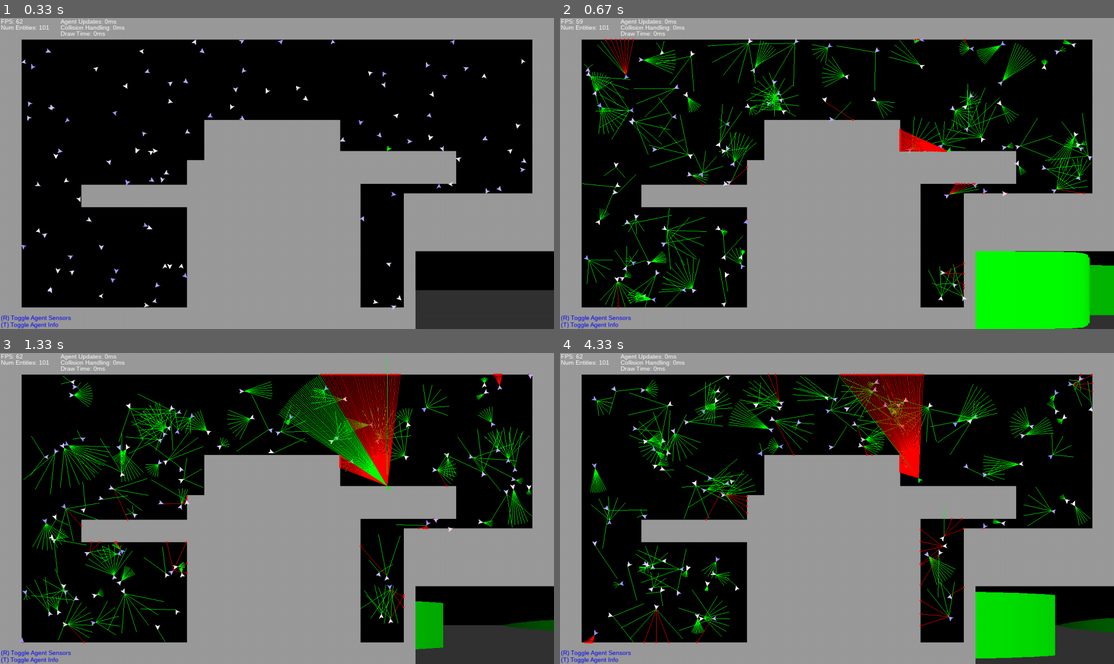
Above: before the commit, frames 1-4 (two rows, left to right).
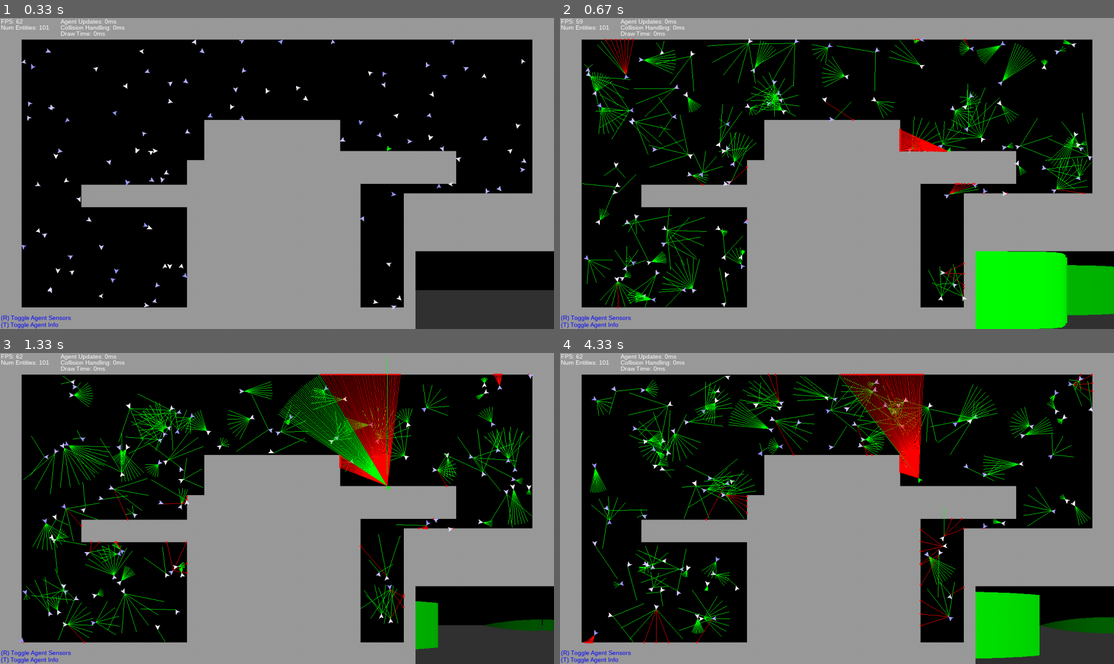
Above: after the commit, the same moments.

Repository: PatrickSinger99/MultiAgentSimulation
Game: pygame game, started from src/main.py
The game is run twice, just before and just after one commit, with the same random seed, the same clock (stepped at 60 frames per second) and the same inputs.
Inputs:
- Up to frame 1 (0.33 s): no input
- Up to frame 2 (0.67 s): hold R from 0.33 s (still down); hold D from 0.33 s (still down)
- Up to frame 3 (1.33 s): release R at 0.8 s; release D at 0.8 s; hold D 0.83-1.3 s
- Up to frame 4 (4.33 s): hold W 1.33-1.63 s; hold D 1.67-2.13 s; tap T at 1.82, 3.22 s; hold A 2.17-2.7 s; hold S 2.73-3.03 s; hold A 3.07-3.47 s; hold W 3.5-3.87 s; hold D from 3.9 s (still down)

Frame 1 is identical in both runs. In frame 2, 1.1% of the frame differs, in the area x 80-100%, y 74-100%; in frame 3, 0.3%; in frame 4, 0.8%.

Commit message:
moved util functions to separate file

Diff:
--- a/src/main.py
+++ b/src/main.py
@@ -7,6 +7,7 @@
 import time
 from typing import Tuple
 from agent_policy import *
+import utils
 
 
 def run_simulation(environment_dimensions: Tuple[int, int], simulation_fps: int = 30, number_of_agents: int = 20,
@@ -174,26 +175,6 @@
                     if collision_coordinates is not None:
                         agent.move(collision_coordinates)
 
-                    # Old agent sensors environment obstacle detection (much slower)
-                    """
-                    if self.show_agent_sensors:
-                        for i, sensor_coords in enumerate(agent.sensor_coords):
-                            sensor_line = (agent.location, sensor_coords)
-                            collision_coordinates = self.calculate_collision_point(sensor_line, obstacle,
-                                                                                   multiple_collision_points=True)
-                            if len(collision_coordinates) != 0:
-                                collision_candidates = collision_coordinates
-                                if agent.sensor_collisions[i] is not None:
-                                    collision_candidates.append(agent.sensor_collisions[i])
-
-                                distances = []
-                                for col in collision_candidates:
-                                    distances.append(self.calculate_distance(col, agent.location))
-
-                                smallest_distance_index = distances.index(min(distances))
-                                agent.sensor_collisions[i] = collision_candidates[smallest_distance_index]
-                    """
-
         # Check collisions of agent sensors with environment
         if self.show_agent_sensors:  # TODO for debug reasons only calculate collisions if shown on screen
             for agent in self.agents:
@@ -237,7 +218,7 @@
                         pygame.draw.line(screen, green, start_pos=agent.location, end_pos=sensor)
 
             # Rotate entity polygon to entities rotation and add its current location
-            entity_polygon = self.rotate_polygon(Simulation.entity_polygon, agent.rotation)
+            entity_polygon = utils.rotate_polygon(Simulation.entity_polygon, agent.rotation)
             for i, coords in enumerate(entity_polygon):
                 entity_polygon[i] = (coords[0] + agent.location[0], coords[1] + agent.location[1])
 
@@ -273,7 +254,8 @@
 
             self.agent_pov_surface.fill(black)
 
-            vision_line_thickness = math.ceil(self.agent_pov_surface_size[0] / self.user_controlled_agent.vision_sensor.num_of_rays)
+            vision_line_thickness = self.agent_pov_surface_size[0] / self.user_controlled_agent.vision_sensor.num_of_rays
+
             surface_y_middle = int(self.agent_pov_surface_size[1] / 2)
             max_vision_line_size = self.agent_pov_surface_size[1]
             max_collision_distance = self.user_controlled_agent.vision_sensor.ray_length
@@ -287,6 +269,7 @@
 
             for i, collision_distance in enumerate(collision_distances):
                 if collision_distance is not None:
+
                     vision_line_length_pixel = max_vision_line_size - int(collision_distance * display_size_per_distance_unit)
 
                     line_color = (0, 255 - (color_step_size*collision_distance), 0)
@@ -294,7 +277,7 @@
                     # Calculate coords for one vision line
                     vision_line_coords = (vision_line_thickness*i,  # X
                                           surface_y_middle - int(vision_line_length_pixel/2),  # Y
-                                          vision_line_thickness,  # width
+                                          math.ceil(vision_line_thickness),  # width
                                           vision_line_length_pixel)  # height
                     pygame.draw.rect(self.agent_pov_surface, line_color, vision_line_coords)
 
@@ -307,7 +290,8 @@
         new_obstacle = Obstacle(position, width, height)
         self.obstacles.add(new_obstacle)
 
-    def calculate_collision_point(self, line, obstacle, multiple_collision_points=False):
+    @staticmethod
+    def calculate_collision_point(line, obstacle, multiple_collision_points=False):
         """
 
         :param line:
@@ -329,12 +313,12 @@
         edge_left = (top_left, bottom_left)
         obstacle_lines = (edge_top, edge_right, edge_bottom, edge_left)
 
-        if multiple_collision_points:
-            intersections = []
+        # List of collisions. Only used when multiple_collision_points is true
+        intersections = []
 
         # Check every obstacle edge with the travel line of the agent
         for obstacle_edge in obstacle_lines:
-            intersection = self.line_intersection(obstacle_edge, line)
+            intersection = utils.line_intersection(obstacle_edge, line)
             if intersection is not None:
                 if multiple_collision_points:
                     intersections.append(intersection)
@@ -351,62 +335,6 @@
         self.add_obstacle(position=(0, 0), width=self.size[0], height=thickness)
         self.add_obstacle(position=(self.size[0]-thickness, 0), width=thickness, height=self.size[1])
         self.add_obstacle(position=(0, self.size[1]-thickness), width=self.size[0], height=thickness)
-
-    @staticmethod
-    def calculate_distance(point1, point2):
-        x1, y1 = point1
-        x2, y2 = point2
-        return math.sqrt((x2 - x1) ** 2 + (y2 - y1) ** 2)
-
-    @staticmethod
-    def rotate_polygon(polygon, angle):
-        # Convert angle to radians
-        angle_rad = math.radians(angle)
-        # Define the rotation matrix
-        rotation_matrix = [
-            [math.cos(angle_rad), -math.sin(angle_rad)],
-            [math.sin(angle_rad), math.cos(angle_rad)]
-        ]
-        # Apply the rotation matrix to each point
-        rotated_polygon = []
-        for point in polygon:
-            rotated_point = [
-                point[0] * rotation_matrix[0][0] + point[1] * rotation_matrix[0][1],
-                point[0] * rotation_matrix[1][0] + point[1] * rotation_matrix[1][1]
-            ]
-            rotated_polygon.append(rotated_point)
-        return rotated_polygon
-
-    @staticmethod
-    def line_intersection(line1, line2, finite_line=True):
-        xdiff = (line1[0][0] - line1[1][0], line2[0][0] - line2[1][0])
-        ydiff = (line1[0][1] - line1[1][1], line2[0][1] - line2[1][1])
-
-        def det(a, b):
-            return a[0] * b[1] - a[1] * b[0]
-
-        div = det(xdiff, ydiff)
-
-        # Lines do not intersect
-        if div == 0:
-            return None
-
-        d = (det(*line1), det(*line2))
-        x = round(det(d, xdiff) / div)
-        y = round(det(d, ydiff) / div)
-
-        if finite_line:
-            # Check if the intersection is within the bounds of line1
-            if not (min(line1[0][0], line1[1][0]) <= x <= max(line1[0][0], line1[1][0]) and
-                    min(line1[0][1], line1[1][1]) <= y <= max(line1[0][1], line1[1][1])):
-                return None
-
-            # Check if the intersection is within the bounds of line2
-            if not (min(line2[0][0], line2[1][0]) <= x <= max(line2[0][0], line2[1][0]) and
-                    min(line2[0][1], line2[1][1]) <= y <= max(line2[0][1], line2[1][1])):
-                return None
-
-        return x, y
 
     def get_obstacle_edges(self):
         obstacle_edges = []
--- a/src/pygame_agent.py
+++ b/src/pygame_agent.py
@@ -3,6 +3,7 @@
 import math
 from colors import *
 from vision_sensor import VisionSensor
+import utils
 
 
 class Agent:
@@ -72,36 +73,13 @@
     def move(self, coordinates: (int, int)):
         self.location = coordinates
 
-    def calculate_sensor_coords(self):
-        # Convert angle to radians
-        angle_rad = math.radians(self.rotation)
-        # Define the rotation matrix
-        rotation_matrix = [
-            [math.cos(angle_rad), -math.sin(angle_rad)],
-            [math.sin(angle_rad), math.cos(angle_rad)]
-        ]
-        # Apply the rotation matrix to each point
-        rotated_positions = []
-        for point in Agent.sensor_positions:
-            rotated_point = [
-                point[0] * rotation_matrix[0][0] + point[1] * rotation_matrix[0][1],
-                point[0] * rotation_matrix[1][0] + point[1] * rotation_matrix[1][1]
-            ]
-
-            # Add current coords
-            rotated_point = (rotated_point[0] + self.location[0], rotated_point[1] + self.location[1])
-
-            rotated_positions.append(rotated_point)
-
-        return rotated_positions
-
     def sensor_collision_detection(self):
 
         possible_collision_edges = []
 
         # Get all obstacle borders that are within the radius of a sensor ray to the agent
         for edge in self.simulation.obstacle_edges:
-            if self.minimum_distance(edge, self.location) <= self.vision_sensor.ray_length:
+            if utils.minimum_distance(edge, self.location) <= self.vision_sensor.ray_length:
                 possible_collision_edges.append(edge)
 
         # Check if edges in range for a collision actually collide with one of the agents sensor rays
@@ -110,7 +88,7 @@
                 sensor_line = (sensor, self.location)
 
                 # Check intersection with one sensor ray
-                intersection_coords = self.simulation.line_intersection(edge, sensor_line)
+                intersection_coords = utils.line_intersection(edge, sensor_line)
                 if intersection_coords is not None:
 
                     # CASE: No other collision with this sensor ray was detected yet
@@ -120,29 +98,17 @@
 
                     # CASE: Sensor ray already has a collision logged
                     else:
-                        collision_distance = self.simulation.calculate_distance(intersection_coords, self.location)  # TODO method import from simulation
+                        collision_distance = utils.calculate_distance(intersection_coords, self.location)  # TODO method import from simulation
 
                         # Distance for previous collision now needs to be calculated
                         if self.vision_sensor.sensor_collision_distance[sensor_index] is None:
-                            prev_collision_distance = self.simulation.calculate_distance(self.vision_sensor.sensor_collisions[sensor_index], self.location)
+                            prev_collision_distance = utils.calculate_distance(self.vision_sensor.sensor_collisions[sensor_index], self.location)
                             self.vision_sensor.sensor_collision_distance[sensor_index] = prev_collision_distance
 
                         # Add distance and new coords to arrays
                         if self.vision_sensor.sensor_collision_distance[sensor_index] > collision_distance:
                             self.vision_sensor.sensor_collisions[sensor_index] = intersection_coords
                             self.vision_sensor.sensor_collision_distance[sensor_index] = collision_distance
-
-    @staticmethod
-    def minimum_distance(line, point):
-        # v, w are points defining the line segment, and p is the point.
-        v, w, p = line[0], line[1], point
-
-        l2 = math.dist(v, w) ** 2  # i.e., |w-v|^2 - avoid a sqrt
-        if l2 == 0:
-            return math.dist(p, v)  # v == w case
-        t = max(0, min(1, ((p[0] - v[0]) * (w[0] - v[0]) + (p[1] - v[1]) * (w[1] - v[1])) / l2))
-        projection = (v[0] + t * (w[0] - v[0]), v[1] + t * (w[1] - v[1]))
-        return math.dist(p, projection)
 
     def get_collision_distances(self):
         """
@@ -154,7 +120,7 @@
         # Calculate all sensor collision distances that were skipped in the main collision function
         for i, sensor_collision_coords in enumerate(self.vision_sensor.sensor_collisions):
             if sensor_collision_coords is not None and self.vision_sensor.sensor_collision_distance[i] is None:
-                collision_distance = self.simulation.calculate_distance(sensor_collision_coords, self.location)
+                collision_distance = utils.calculate_distance(sensor_collision_coords, self.location)
                 self.vision_sensor.sensor_collision_distance[i] = collision_distance
 
         return self.vision_sensor.sensor_collision_distance
--- /dev/null
+++ b/src/utils.py
@@ -0,0 +1,69 @@
+import math
+
+
+def calculate_distance(point1, point2):
+    x1, y1 = point1
+    x2, y2 = point2
+    return math.sqrt((x2 - x1) ** 2 + (y2 - y1) ** 2)
+
+
+def minimum_distance(line, point):
+    # v, w are points defining the line segment, and p is the point.
+    v, w, p = line[0], line[1], point
+
+    l2 = math.dist(v, w) ** 2  # i.e., |w-v|^2 - avoid a sqrt
+    if l2 == 0:
+        return math.dist(p, v)  # v == w case
+    t = max(0, min(1, ((p[0] - v[0]) * (w[0] - v[0]) + (p[1] - v[1]) * (w[1] - v[1])) / l2))
+    projection = (v[0] + t * (w[0] - v[0]), v[1] + t * (w[1] - v[1]))
+    return math.dist(p, projection)
+
+
+def line_intersection(line1, line2, finite_line=True):
+    xdiff = (line1[0][0] - line1[1][0], line2[0][0] - line2[1][0])
+    ydiff = (line1[0][1] - line1[1][1], line2[0][1] - line2[1][1])
+
+    def det(a, b):
+        return a[0] * b[1] - a[1] * b[0]
+
+    div = det(xdiff, ydiff)
+
+    # Lines do not intersect
+    if div == 0:
+        return None
+
+    d = (det(*line1), det(*line2))
+    x = round(det(d, xdiff) / div)
+    y = round(det(d, ydiff) / div)
+
+    if finite_line:
+        # Check if the intersection is within the bounds of line1
+        if not (min(line1[0][0], line1[1][0]) <= x <= max(line1[0][0], line1[1][0]) and
+                min(line1[0][1], line1[1][1]) <= y <= max(line1[0][1], line1[1][1])):
+            return None
+
+        # Check if the intersection is within the bounds of line2
+        if not (min(line2[0][0], line2[1][0]) <= x <= max(line2[0][0], line2[1][0]) and
+                min(line2[0][1], line2[1][1]) <= y <= max(line2[0][1], line2[1][1])):
+            return None
+
+    return x, y
+
+
+def rotate_polygon(polygon, angle):
+    # Convert angle to radians
+    angle_rad = math.radians(angle)
+    # Define the rotation matrix
+    rotation_matrix = [
+        [math.cos(angle_rad), -math.sin(angle_rad)],
+        [math.sin(angle_rad), math.cos(angle_rad)]
+    ]
+    # Apply the rotation matrix to each point
+    rotated_polygon = []
+    for point in polygon:
+        rotated_point = [
+            point[0] * rotation_matrix[0][0] + point[1] * rotation_matrix[0][1],
+            point[0] * rotation_matrix[1][0] + point[1] * rotation_matrix[1][1]
+        ]
+        rotated_polygon.append(rotated_point)
+    return rotated_polygon
